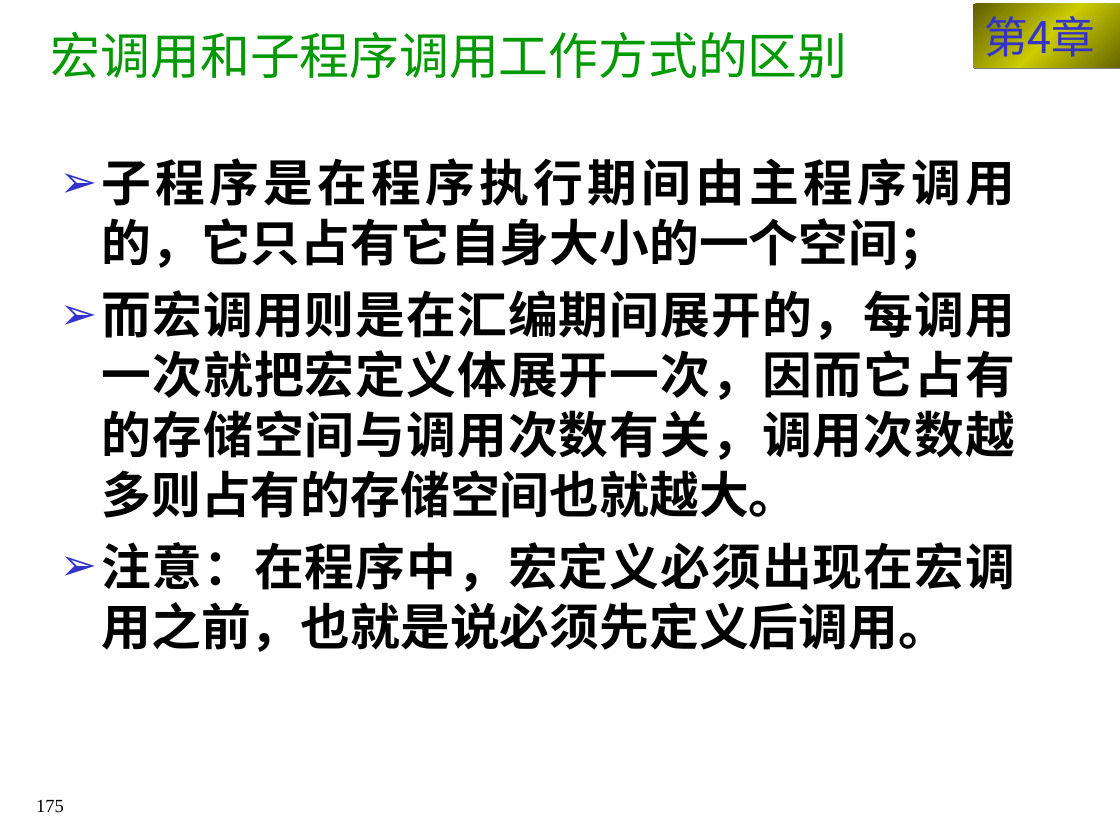
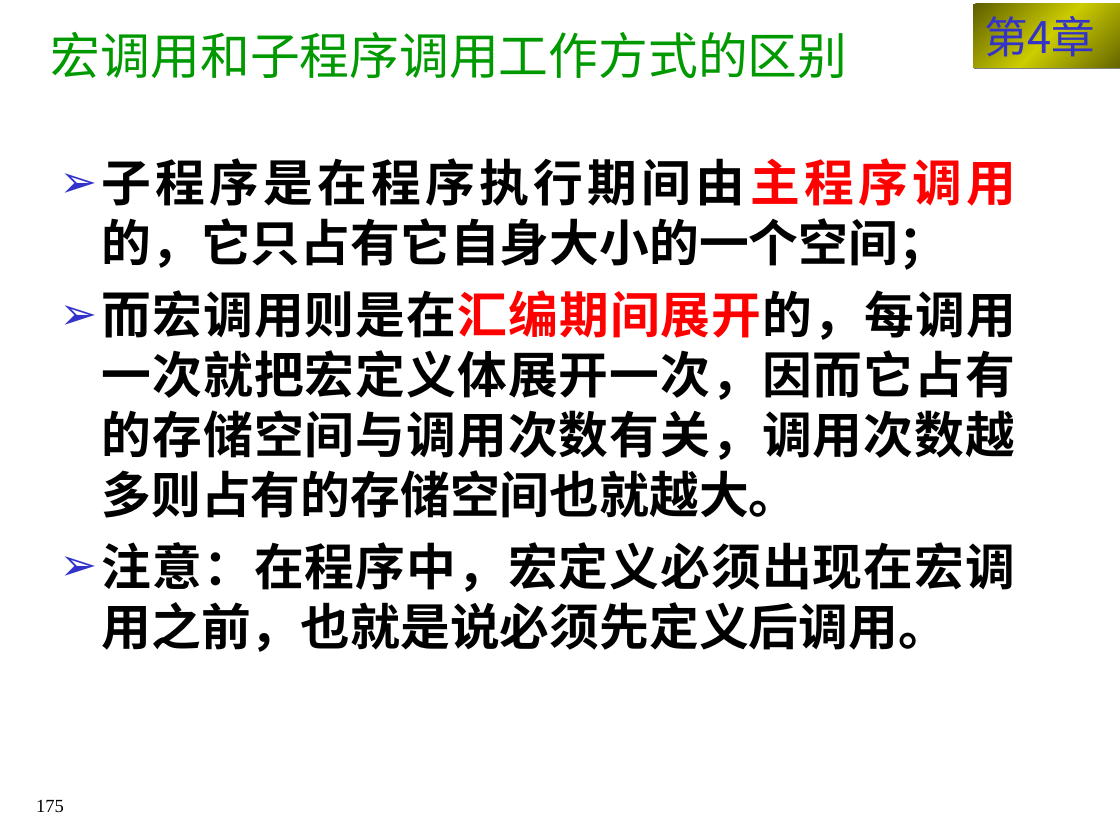
Before and after one commit to Chencao0928/CPIT, a slide deck: slide 175 of 第4章 汇编语言程序设计.ppt. Drawn at 1120x840 pixels with LibreOffice and Linux fonts; fonts in the diff are those of the drawing. Boxes give left, top, right and bottom in pixels: in the first picture for what was removed or moved away, otherwise in the second. Text is boxed around its words. In the diff, an @@ line names an element or a change of style, - is before the commit and + after.

```diff
--- a/第4章 汇编语言程序设计.ppt
+++ b/第4章 汇编语言程序设计.ppt
@@ text at [102, 158, 1016, 518]: text colour #000000 to #FF0000 in "子程序是在程序执行期间由主程序调用的，它只占有它自身大小的一个空间；", "而宏调用则是在汇编期间展开的，每调用一次就把宏定义体展开一次，因而它占有的存储空间与调用次数有关，调用次数越多则占有的存 ..." @@
```
Also in this commit, not shown: 20 other slides changed, 2 other files.
